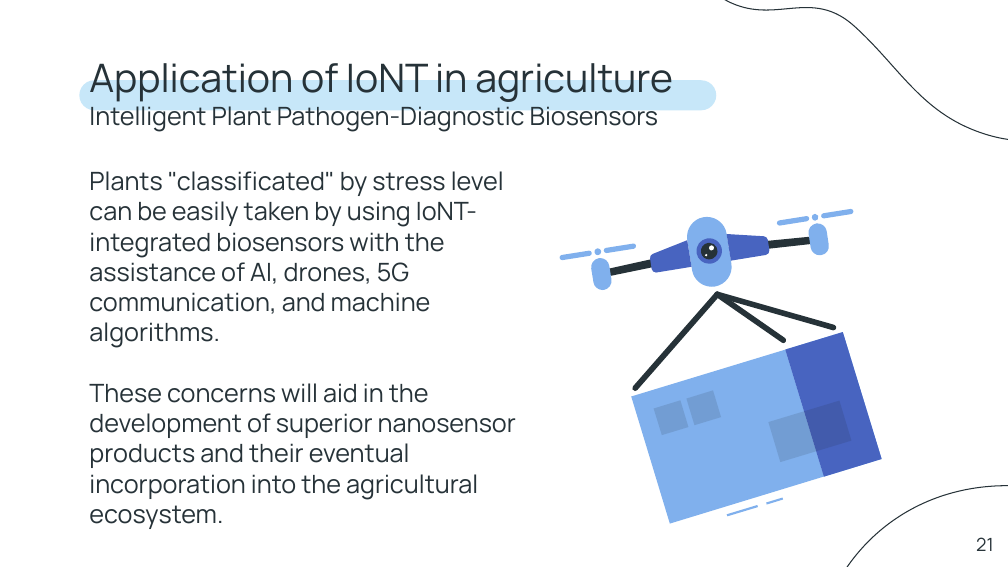
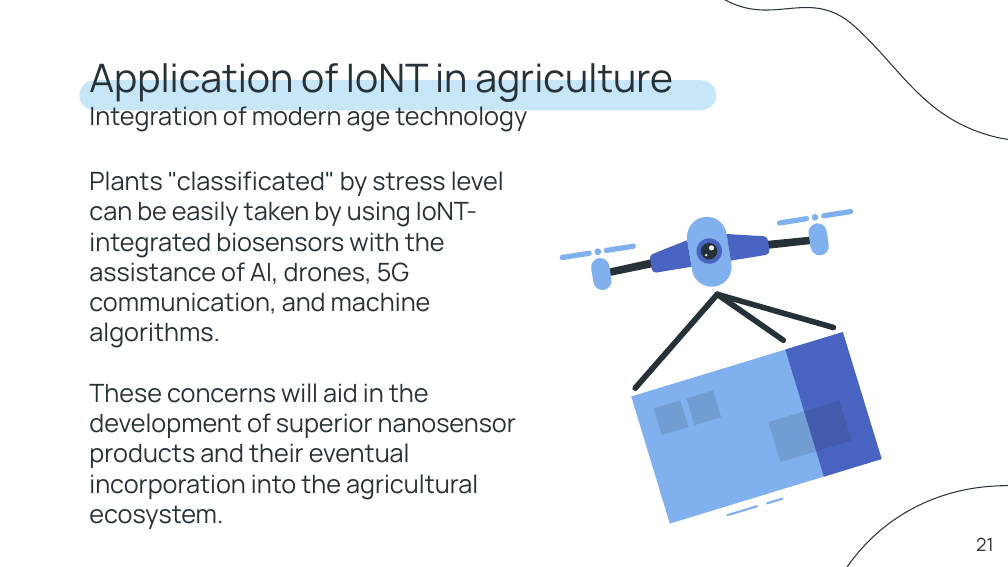
Before and after one commit to Borgna02/FLORA, a slide deck: slide 21 of IoNT_Borgna_Carlino_Macera.pptx. Drawn at 1008x567 pixels with LibreOffice and Linux fonts; fonts in the diff are those of the drawing. Boxes give left, top, right and bottom in pixels: in the first picture for what was removed or moved away, otherwise in the second. Text is boxed around its words. In the diff, an @@ line names an element or a change of style, - is before the commit and + after.

```diff
--- a/IoNT_Borgna_Carlino_Macera.pptx
+++ b/IoNT_Borgna_Carlino_Macera.pptx
@@ title at box(89, 55, 673, 131): text changed @@
-Application of IoNT in agriculture
-Intelligent Plant Pathogen-Diagnostic Biosensors
+Application of IoNT in agriculture
+Integration of modern age technology
```
Also in this commit, not shown: 1 other slide changed, 5 other files.
